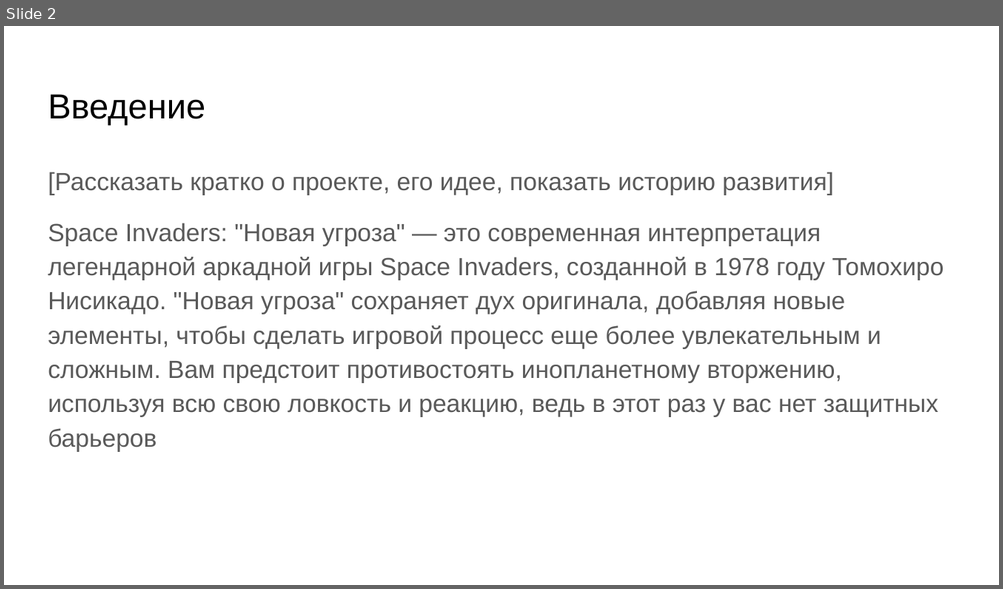
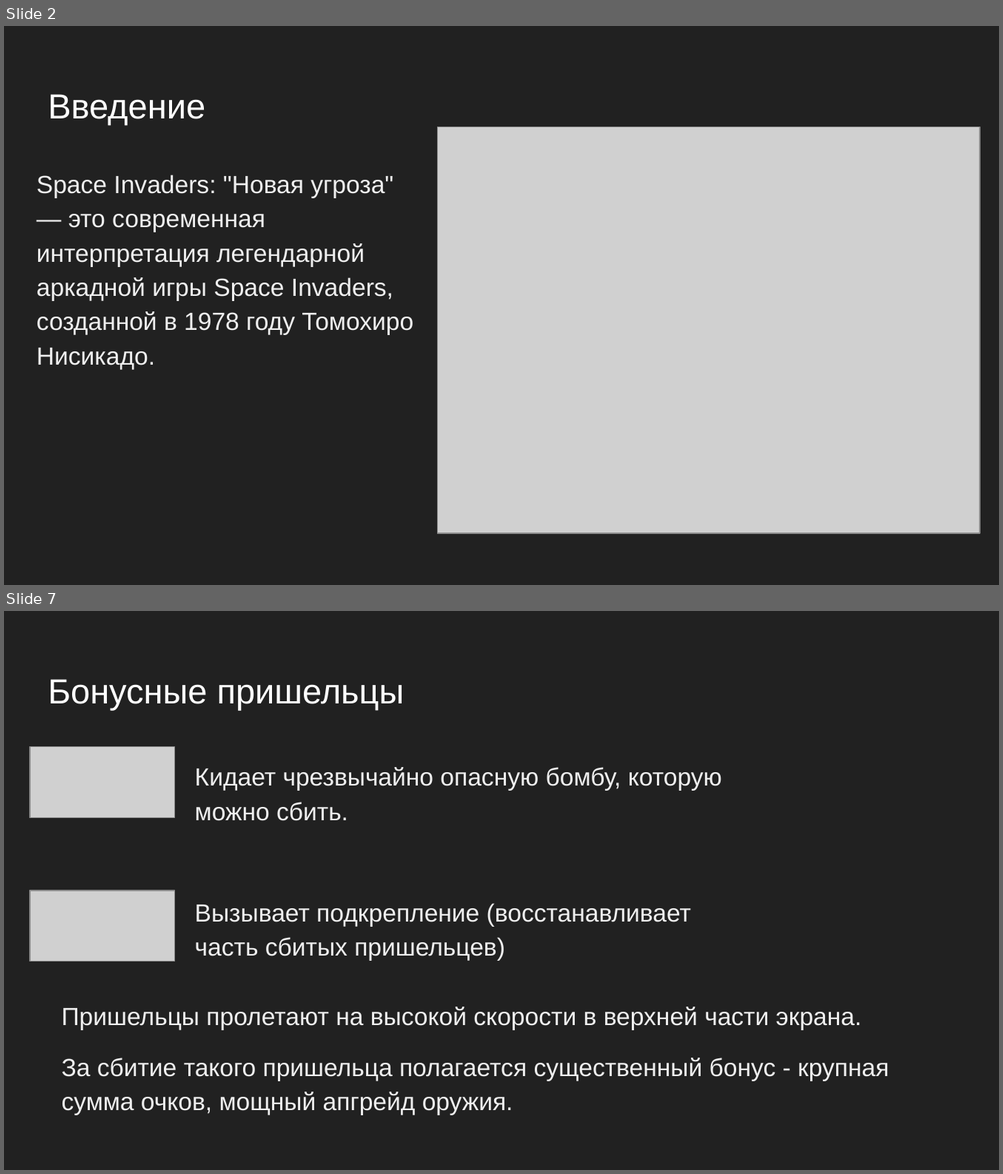
Before and after one commit to Tulishka/space_invaders_nt, a slide deck: docs/presentation.pptx. Shown one above the other, each under a label of ours: slide 2 before the commit, slides 2 and 7 after it; the slides between them are not shown. The pictures are 1003x589 and 1003x1174 pixels, drawn with LibreOffice and Linux fonts; fonts in the diff are those of the drawing; grey boxes stand for pictures. Boxes give left, top, right and bottom in pixels: in the first picture for what was removed or moved away, otherwise in the second. Text is boxed around its words. In the diff, an @@ line names an element or a change of style, - is before the commit and + after.

```diff
--- a/docs/presentation.pptx
+++ b/docs/presentation.pptx
@@ slide 7 added at (4,611,999,1170), background #212121 @@
@@ title added at (48,679,404,710), 25.2 pt, text #FFFFFF @@
+Бонусные пришельцы
@@ picture added at (30,747,175,818) @@
@@ text added at (195,767,722,961), 18 pt, text #EFEFEF @@
+Кидает чрезвычайно опасную бомбу, которую можно сбить.
+Вызывает подкрепление (восстанавливает часть сбитых пришельцев)
@@ picture added at (30,891,175,961) @@
@@ text added at (62,1007,888,1115), 18 pt, text #EFEFEF @@
+Пришельцы пролетают на высокой скорости в верхней части экрана.
+За сбитие такого пришельца полагается существенный бонус - крупная сумма очков, мощный апгрейд оружия.
@@ slide 2 changed as well @@
@@ background #FFFFFF to #212121 @@
@@ title "Введение" at (48,94,205,125): text colour #000000 to #FFFFFF @@
@@ picture added at (437,127,979,533) @@
@@ text at (37,175,413,369): text changed; text colour #595959 to #EFEFEF @@
-[Рассказать кратко о проекте, его идее, показать историю развития]
-Space Invaders: "Новая угроза" — это современная интерпретация легендарной аркадной игры Space Invaders, созданной в 1978 году Томохиро Нисикадо. "Новая угроза" сохраняет дух оригинала, добавляя новые элементы, чтобы сделать игровой процесс еще более увлекательным и сложным. Вам предстоит противостоять инопланетному вторжению, используя всю свою ловкость и реакцию, ведь в этот раз у вас нет защитных барьеров
+Space Invaders: "Новая угроза" — это современная интерпретация легендарной аркадной игры Space Invaders, созданной в 1978 году Томохиро Нисикадо.
```
Also in this commit, not shown: 3 other slides changed, 7 other slides added, 9 slides removed.
